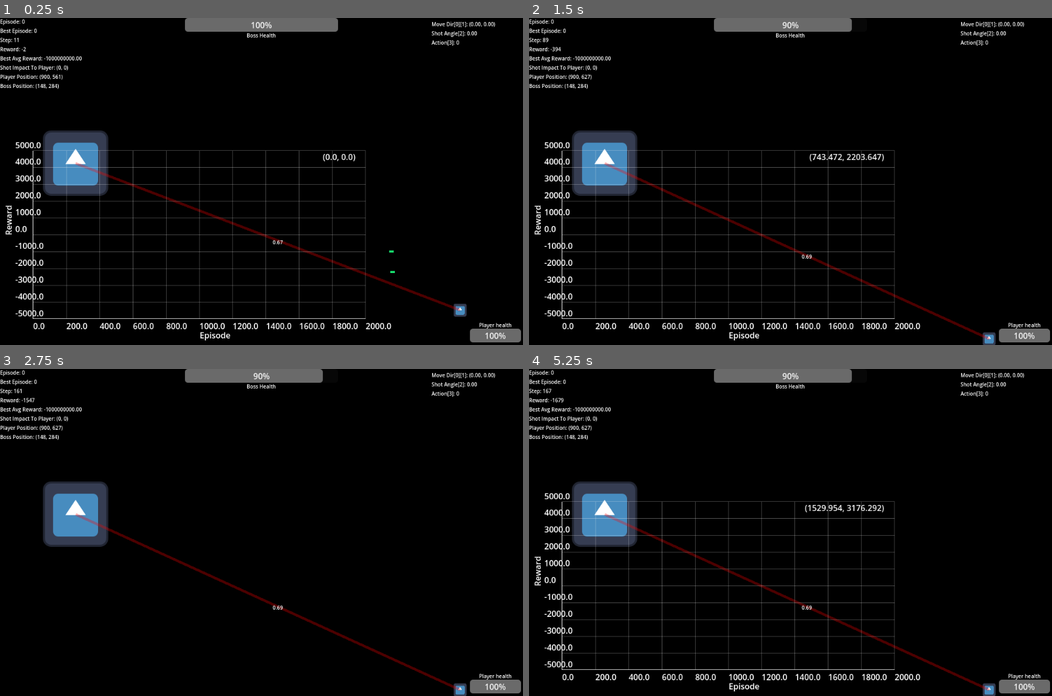
Above: before the commit, frames 1-4 (two rows, left to right).
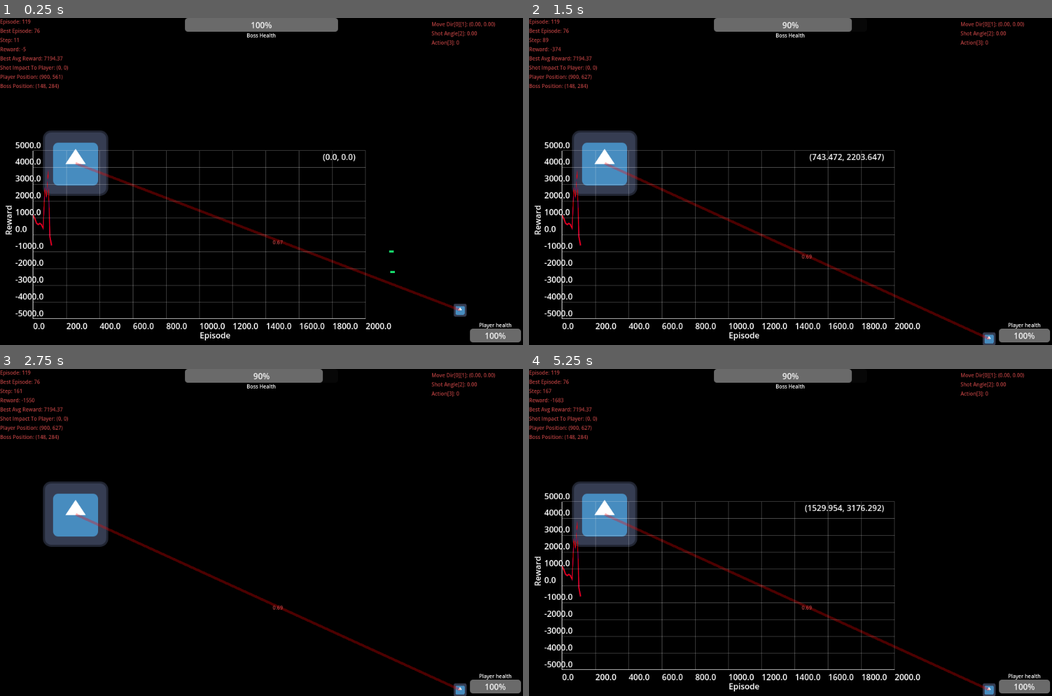
Above: after the commit, the same moments.

Repository: ElTomyDev/jueguito-para-los-pibardos-2
Game: Godot game, scene res://assets/scenes/worlds/level_1.tscn
The game is run twice, just before and just after one commit, with the same random seed, the same clock (stepped at 60 frames per second) and the same inputs. The engine's default icon, where the game draws it, is replaced by a stand-in: a white triangle on a blue panel in a dark square.
Inputs (mouse positions are in pixels of both pictures, inside the frame that each line leads up to):
- Up to frame 1 (0.25 s): no input
- Up to frame 2 (1.5 s): tap Enter at 0.5 s; move the mouse to (905, 165) at 0.52 s; tap M (is_automatic_player) at 0.6 s; click (905, 165) at 0.67 s; move the mouse to (685, 197) at 1.27 s; click (685, 197) at 1.35 s
- Up to frame 3 (2.75 s): move the mouse to (313, 460) at 2.02 s; tap O (toggle_graphs) at 2.1 s; click (313, 460) at 2.17 s
- Up to frame 4 (5.25 s): move the mouse to (764, 597) at 2.77 s; tap I (toggle_train_info) at 2.85 s; click (764, 597) at 2.92 s; tap Space at 3.5, 5 s; move the mouse to (947, 581) at 3.52 s; tap M (is_automatic_player) at 3.6 s; click (947, 581) at 3.67 s; tap Enter at 4.25 s; move the mouse to (633, 483) at 4.27 s; click (633, 483) at 4.35 s; move the mouse to (816, 532) at 5.02 s; tap O (toggle_graphs) at 5.1 s; click (816, 532) at 5.17 s

The runs differ from the first frame. In frame 1, 1.0% of the frame differs, in the area x 0-95%, y 0-70%; in frame 2, 1.0%; in frame 3, 0.9%; in frame 4, 1.0%, in the area x 0-95%, y 0-74%.

Commit message:
Entrenamiento malo

Diff:
--- a/assets/scripts/simulation_manager.gd
+++ b/assets/scripts/simulation_manager.gd
@@ -16,29 +16,30 @@
 # --- Terminales ---
 const TERM_WIN_BASE        : float = 100.0
 const TERM_WIN_TIME_BONUS  : float = 30.0
-const TERM_LOSE            : float = -100.0
+const TERM_LOSE            : float = -160.0
 const TERM_TIMEOUT_PEN     : float = -30.0
 
+const R_FOR_STEP: float = -0.01
 # --- Supervivencia ---
-const R_DAMAGE_TAKEN_MAX   : float = -150.0
+const R_DAMAGE_TAKEN_MAX   : float = -20.0
 const R_DODGE_DISTANCE_MIN : float = 60.0
 const R_DODGE_DISTANCE_MAX : float = 500.0
-const R_ACTIVE_DODGE_GAIN   : float = 0.0   # por cada unidad de distancia que se aleja
-const R_ACTIVE_DODGE_MAX    : float = 0.0  # máx por bala por frame (evita explotar)
-const R_PASSIVE_DODGE       : float = 1.0   # mantener una pequeña recompensa si la bala desaparece (por si acaso)
+const R_ACTIVE_DODGE_GAIN   : float = 0.2   # por cada unidad de distancia que se aleja
+const R_ACTIVE_DODGE_MAX    : float = 2.0  # máx por bala por frame (evita explotar)
+const R_PASSIVE_DODGE       : float = 0.0   # mantener una pequeña recompensa si la bala desaparece (por si acaso)
 
 # --- Precisión ---
-const R_SHOT_GOOD_AIM        : float = 45.0
-const R_SHOT_HIT_PLAYER      : float = 50.5
-const R_DAMAGE_DEALT_MAX     : float = 120.0
+const R_DAMAGE_DEALT_MAX     : float = 10.0
+const R_SHOT_GOOD_AIM        : float = 5.0
+const R_SHOT_HIT_PLAYER      : float = 5.5
 const R_GOOD_AIM             : float = 1.0
 const R_SHOT_AND_NEAR_PLAYER : float = 0.2
 
 # --- Inactividad y movimiento ---
 const R_IDLE_PENALTY        : float = -0.15
 const IDLE_STREAK_THRESHOLD : int   = 20
-const R_NEAR_WALLS          : float = -0.8
-const R_STATIC              : float = -0.2
+const R_NEAR_WALLS          : float = -1.2
+const R_STATIC              : float = -0.5
 
 # --- Umbrales y margenes ---
 const WALL_MARGIN      : float = 120.0
@@ -106,6 +107,8 @@
 	var b = GlobalVars.boss
 	var reward = 0.0
 
+	# ── 0. PENALIZACION POR PASO ─────────────────────────────────────
+	reward += R_FOR_STEP
 	# ── 1. SUPERVIVENCIA: daño recibido ─────────────────────────────────────
 	var damage_taken = last_boss_health - b.health
 	if damage_taken > 0.0:
--- a/assets/themes/label_train_data_theme.tres
+++ b/assets/themes/label_train_data_theme.tres
@@ -1,4 +1,5 @@
 [gd_resource type="Theme" format=3 uid="uid://bfkxyuwxfbngm"]
 
 [resource]
+Label/colors/font_color = Color(0.72, 0.25200003, 0.25200003, 1)
 Label/font_sizes/font_size = 10
--- /dev/null
+++ b/assets/train_data/train_data.json
@@ -0,0 +1,250 @@
+{
+	"best_avg_episode": 76,
+	"best_avg_reward": 7194.36795503498,
+	"best_episode_rewards": [
+		1166.51540418629,
+		1166.51540418629,
+		1166.51540418629,
+		1166.51540418629,
+		1166.51540418629,
+		1166.51540418629,
+		1166.51540418629,
+		1166.51540418629,
+		1166.51540418629,
+		1166.51540418629,
+		1166.51540418629,
+		1361.16037244517,
+		1361.16037244517,
+		1361.16037244517,
+		1361.16037244517,
+		1361.16037244517,
+		1361.16037244517,
+		1428.41019410197,
+		1428.41019410197,
+		2996.17850945157,
+		2996.17850945157,
+		2996.17850945157,
+		3772.57043797627,
+		3772.57043797627,
+		3772.57043797627,
+		3772.57043797627,
+		3772.57043797627,
+		3772.57043797627,
+		3772.57043797627,
+		3772.57043797627,
+		3772.57043797627,
+		3772.57043797627,
+		3772.57043797627,
+		3772.57043797627,
+		3772.57043797627,
+		3772.57043797627,
+		3772.57043797627,
+		3772.57043797627,
+		3772.57043797627,
+		3772.57043797627,
+		3772.57043797627,
+		3772.57043797627,
+		3772.57043797627,
+		3772.57043797627,
+		3772.57043797627,
+		3772.57043797627,
+		3772.57043797627,
+		3772.57043797627,
+		3772.57043797627,
+		3772.57043797627,
+		3772.57043797627,
+		3772.57043797627,
+		3772.57043797627,
+		3772.57043797627,
+		3772.57043797627,
+		3772.57043797627,
+		3772.57043797627,
+		3772.57043797627,
+		3772.57043797627,
+		3772.57043797627,
+		3772.57043797627,
+		3772.57043797627,
+		3772.57043797627,
+		3772.57043797627,
+		3772.57043797627,
+		3772.57043797627,
+		3772.57043797627,
+		3772.57043797627,
+		3772.57043797627,
+		3772.57043797627,
+		3772.57043797627,
+		3772.57043797627,
+		3772.57043797627,
+		3772.57043797627,
+		3772.57043797627,
+		3772.57043797627,
+		7194.36795503498,
+		7194.36795503498,
+		7194.36795503498,
+		7194.36795503498,
+		7194.36795503498,
+		7194.36795503498,
+		7194.36795503498,
+		7194.36795503498,
+		7194.36795503498,
+		7194.36795503498,
+		7194.36795503498,
+		7194.36795503498,
+		7194.36795503498,
+		7194.36795503498,
+		7194.36795503498,
+		7194.36795503498,
+		7194.36795503498,
+		7194.36795503498,
+		7194.36795503498,
+		7194.36795503498,
+		7194.36795503498,
+		7194.36795503498,
+		7194.36795503498,
+		7194.36795503498,
+		7194.36795503498,
+		7194.36795503498,
+		7194.36795503498,
+		7194.36795503498,
+		7194.36795503498,
+		7194.36795503498,
+		7194.36795503498,
+		7194.36795503498,
+		7194.36795503498,
+		7194.36795503498,
+		7194.36795503498,
+		7194.36795503498,
+		7194.36795503498,
+		7194.36795503498,
+		7194.36795503498,
+		7194.36795503498,
+		7194.36795503498,
+		7194.36795503498,
+		7194.36795503498
+	],
+	"boss_wins": 3,
+	"episode": 119,
+	"episodes_rewards": [
+		1166.51540418629,
+		458.32602325223,
+		768.305970288737,
+		731.677292246399,
+		530.457280622722,
+		234.274406095727,
+		1115.39847158963,
+		95.9806874884807,
+		486.840019044663,
+		312.860274387389,
+		958.636417304257,
+		1361.16037244517,
+		-62.0952337153119,
+		28.8455542367498,
+		156.773954408281,
+		445.417582141143,
+		957.586348837632,
+		1428.41019410197,
+		1324.59190074534,
+		2996.17850945157,
+		697.251911111846,
+		241.718540582665,
+		3772.57043797627,
+		1071.52054232176,
+		893.846386841438,
+		839.138595364487,
+		2891.67302771813,
+		383.729186672964,
+		1270.31822991134,
+		1460.57219531198,
+		612.21901390086,
+		1138.81464813466,
+		761.492204874751,
+		489.314607445473,
+		719.650660239404,
+		305.096299086274,
+		334.57818663587,
+		1276.43403590995,
+		384.203197917626,
+		127.148124358126,
+		682.724771183085,
+		642.488200913896,
+		3551.41677293782,
+		1469.09059625558,
+		558.760611856694,
+		1107.00800464508,
+		508.227637083233,
+		2548.78143956506,
+		1842.35096622116,
+		705.029380390469,
+		611.240419788096,
+		358.40755642918,
+		806.400026364848,
+		1478.29196964827,
+		600.789045854613,
+		977.797163650807,
+		1229.94076611925,
+		1129.20907535134,
+		928.194306902743,
+		999.568295427776,
+		385.582087567297,
+		1477.84999761648,
+		955.258302673683,
+		2464.66075517951,
+		3639.68871446871,
+		1041.45848980197,
+		3162.97628116637,
+		1083.87339876993,
+		1052.35923650878,
+		1082.0030626038,
+		2702.26410222296,
+		1930.67974587767,
+		689.705956966841,
+		200.697559119773,
+		1762.13438585706,
+		1374.49717280538,
+		7194.36795503498,
+		502.736689532595,
+		1040.89048654515,
+		1136.98164702746,
+		2261.30125524042,
+		818.722220493185,
+		1555.70804105753,
+		1269.68637898549,
+		2081.44732639437,
+		4852.96834357911,
+		2865.46951996779,
+		832.526022041101,
+		2389.25899931451,
+		4048.58547218188,
+		3847.67710969958,
+		5550.42972277734,
+		2341.06994824321,
+		3866.64652429167,
+		-15768.0761738704,
+		2593.37080712185,
+		263.776037650966,
+		1965.30026675388,
+		2391.65459113634,
+		233.837229882398,
+		-85.7879963026348,
+		1009.85856283015,
+		1828.69461513919,
+		-26210.0135048923,
+		-528.02842354602,
+		-707.542677112743,
+		408.529376689609,
+		-82.1750465252675,
+		-226.199516496306,
+		-940.24049822524,
+		-603.529494600858,
+		-582.899794891566,
+		-461.23189753542,
+		-300.097218241813,
+		-1394.31611749007,
+		-56907.446699479,
+		-459.176104784496,
+		-583.838208587109,
+		-688.744277644743
+	],
+	"player_wins": 117,
+	"timeouts": 0
+}
Not shown, changed: assets/scripts/train_server.py
Not shown, changed: assets/train_data/boss_brain.pth
